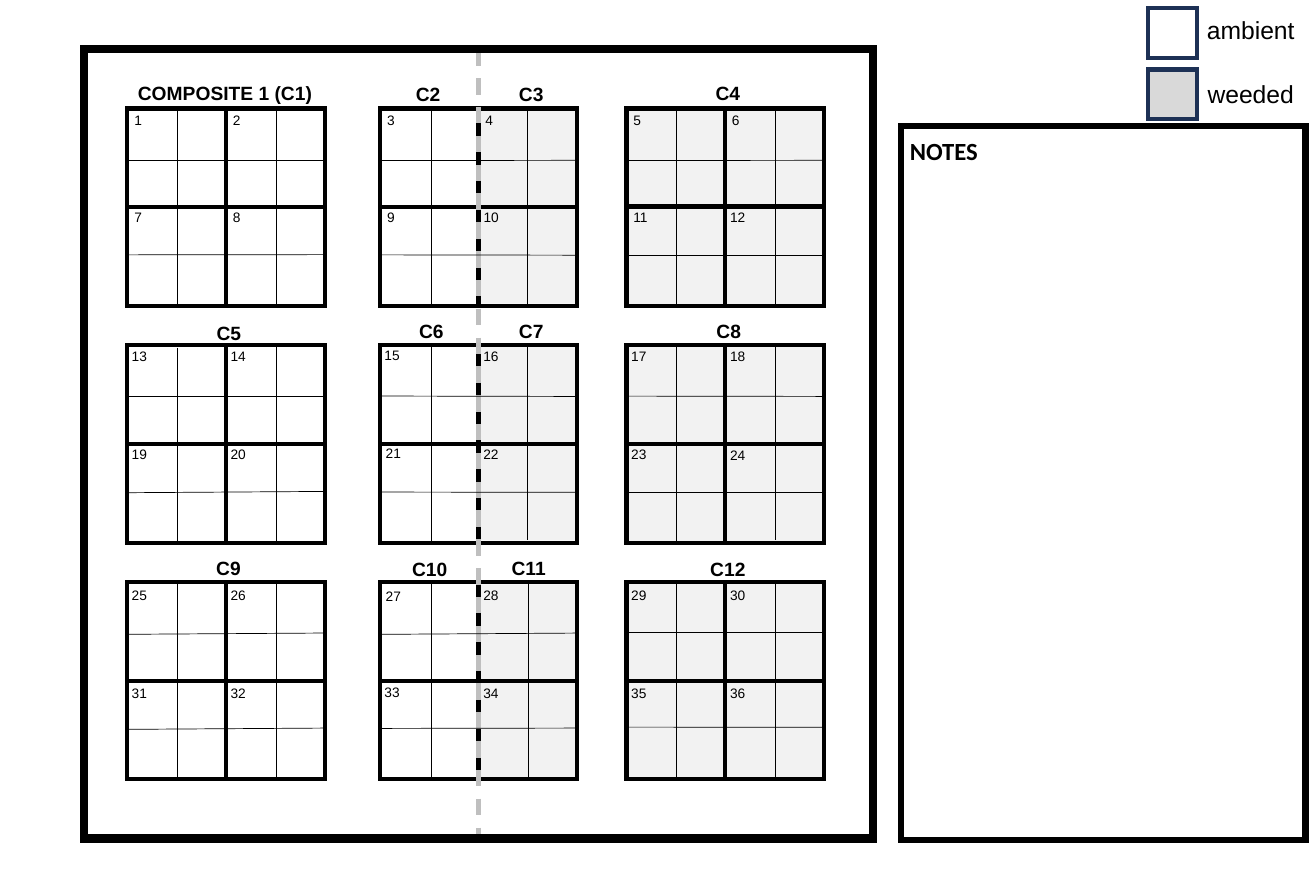
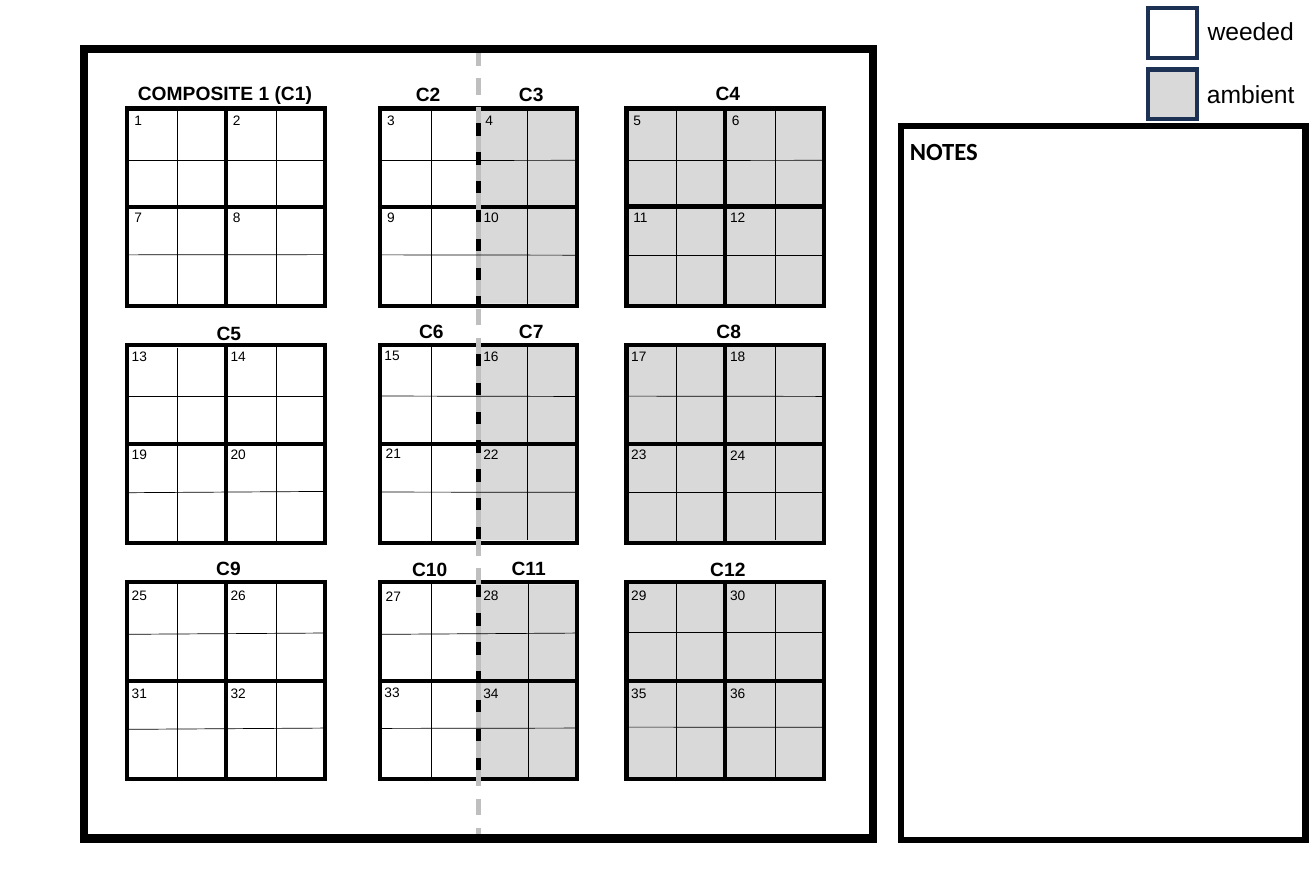
Before and after one commit to eaperkowski/2024_TT_phys, a slide deck: slide 1 of maps/TT_subplot_map_fillable.pptx. Drawn at 1316x888 pixels with LibreOffice and Linux fonts; fonts in the diff are those of the drawing. Boxes give left, top, right and bottom in pixels: in the first picture for what was removed or moved away, otherwise in the second. Text is boxed around its words. In the diff, an @@ line names an element or a change of style, - is before the commit and + after.

```diff
--- a/maps/TT_subplot_map_fillable.pptx
+++ b/maps/TT_subplot_map_fillable.pptx
@@ text "weeded": place and size @@
-text "weeded" at box(1208, 85, 1294, 104)
+text "weeded" at box(1208, 22, 1294, 41)
@@ text "ambient": place and size @@
-text "ambient" at box(1207, 21, 1295, 40)
+text "ambient" at box(1207, 85, 1295, 104)
@@ fill #F2F2F2 to #D9D9D9 in 6 elements at box(478, 111, 577, 304), box(478, 348, 577, 541), box(478, 584, 577, 778), box(627, 109, 824, 306), box(627, 346, 824, 543), box(627, 582, 824, 780) @@
```
Also in this commit, not shown: 6 slides added, 3 other files.
